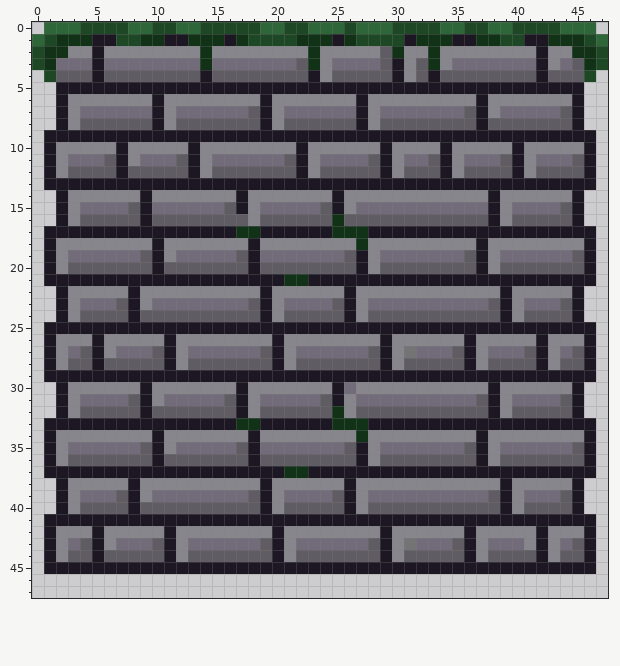
One commit to this pixel-art sprite: art/levels/bricks/bricks.png. The picture above is the old version.
The file is 48x48 pixels.
The same view after the edit:
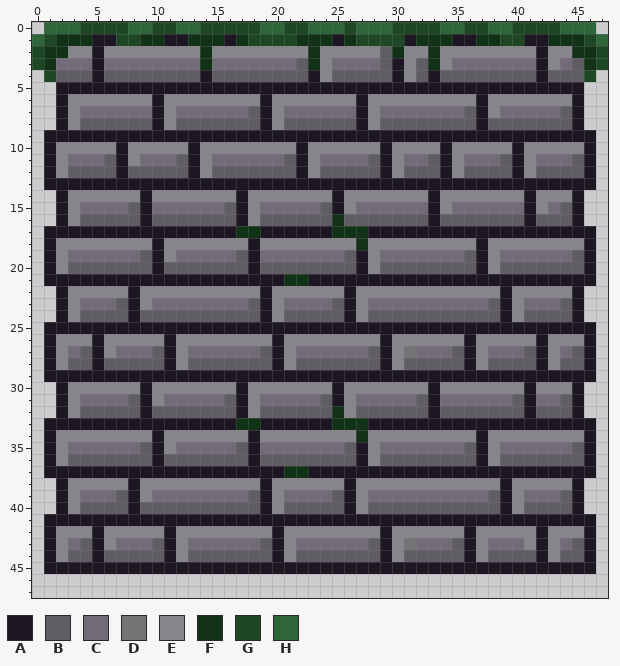
Palette (. is transparent): A #1d1724  B #5f5c63  C #726b79  D #747474  E #87868d  F #113217  G #1e4825  H #2f6639
The commit says: froge swing anim, tiling cleanup on bricks
What changed:
{"y":14,"x":33,"old":"E","new":"A"}
{"y":14,"x":38,"old":"A","new":"E"}
{"y":14,"x":41,"old":"E","new":"A"}
{"y":15,"x":33,"old":"CC","new":"AE"}
{"y":15,"x":38,"old":"AE","new":"CC"}
{"y":15,"x":41,"old":"CC","new":"AE"}
{"y":16,"x":17,"old":"B","new":"A"}
{"y":16,"x":33,"old":"B","new":"A"}
{"y":16,"x":38,"old":"AE","new":"BB"}
{"y":16,"x":41,"old":"B","new":"A"}
{"y":30,"x":26,"old":"C","new":"E"}
{"y":30,"x":33,"old":"E","new":"A"}
{"y":30,"x":38,"old":"A","new":"E"}
{"y":30,"x":41,"old":"E","new":"A"}
{"y":31,"x":32,"old":"CC","new":"BA"}
{"y":31,"x":37,"old":"BAECC","new":"CCCBA"}
{"y":32,"x":33,"old":"B","new":"A"}
{"y":32,"x":38,"old":"AE","new":"BB"}
{"y":32,"x":41,"old":"B","new":"A"}
